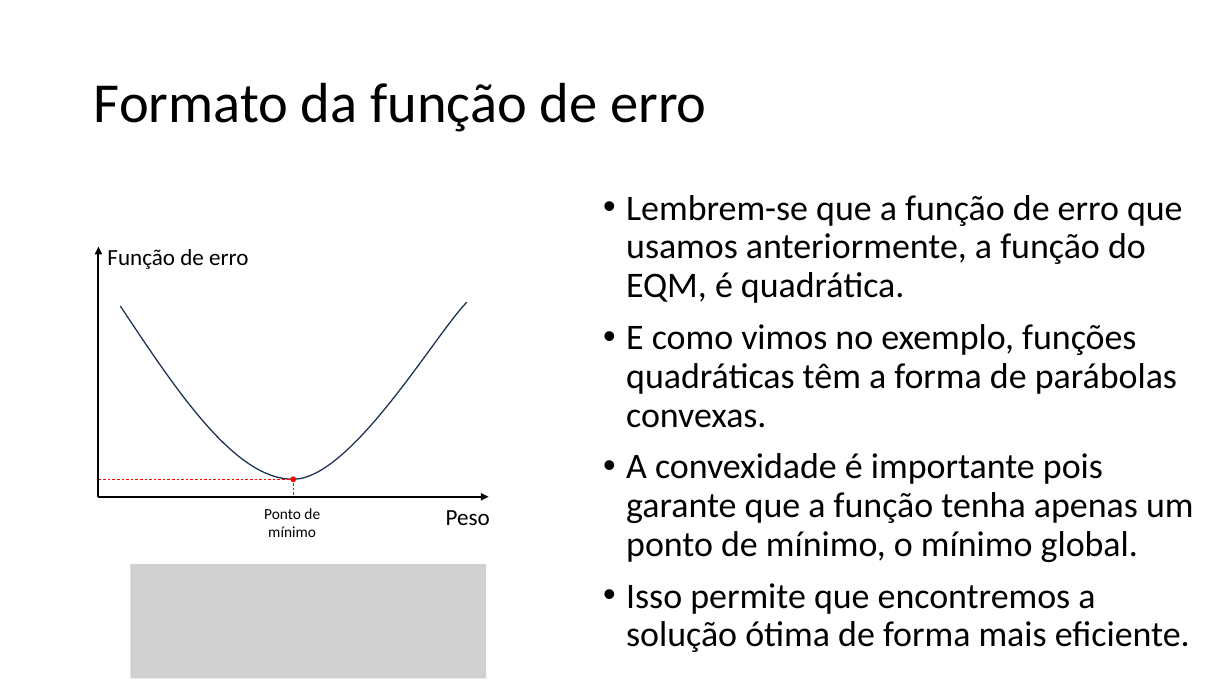
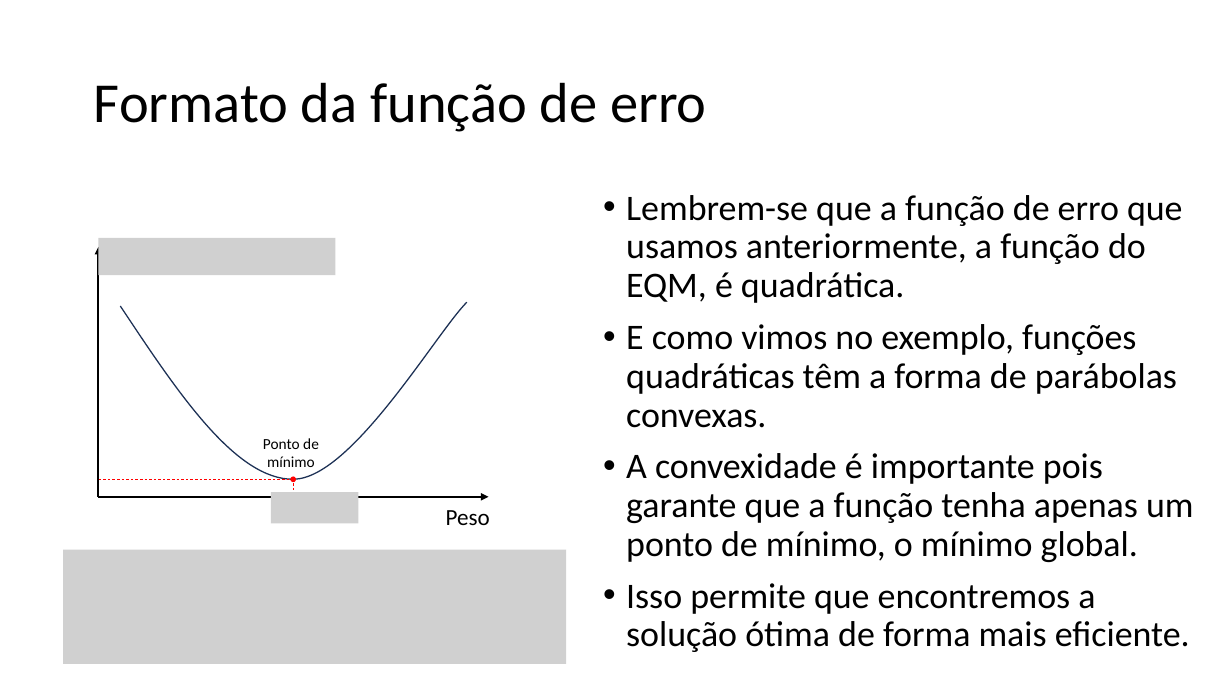
Before and after one commit to zz4fap/tp557-iot-ml, a slide deck: slide 4 of slides/TP557_6_Minimizando_o_erro.pptx. Drawn at 1232x693 pixels with LibreOffice and Linux fonts; fonts in the diff are those of the drawing; grey boxes stand for pictures. Boxes give left, top, right and bottom in pixels: in the first picture for what was removed or moved away, otherwise in the second. Text is boxed around its words. In the diff, an @@ line names an element or a change of style, - is before the commit and + after.

```diff
--- a/slides/TP557_6_Minimizando_o_erro.pptx
+++ b/slides/TP557_6_Minimizando_o_erro.pptx
@@ picture added at bbox=[99, 238, 335, 274] @@
@@ text removed at bbox=[107, 249, 248, 269] @@
-Função de erro
@@ text "Ponto de mínimo": place and size @@
-text "Ponto de mínimo" at bbox=[264, 508, 320, 537]
+text "Ponto de mínimo" at bbox=[263, 438, 319, 467]
@@ picture added at bbox=[271, 493, 359, 524] @@
@@ picture: place and size @@
-picture at bbox=[130, 564, 486, 678]
+picture at bbox=[63, 550, 567, 665]
```
Also in this commit, not shown: 7 other slides changed, 1 slide added.
